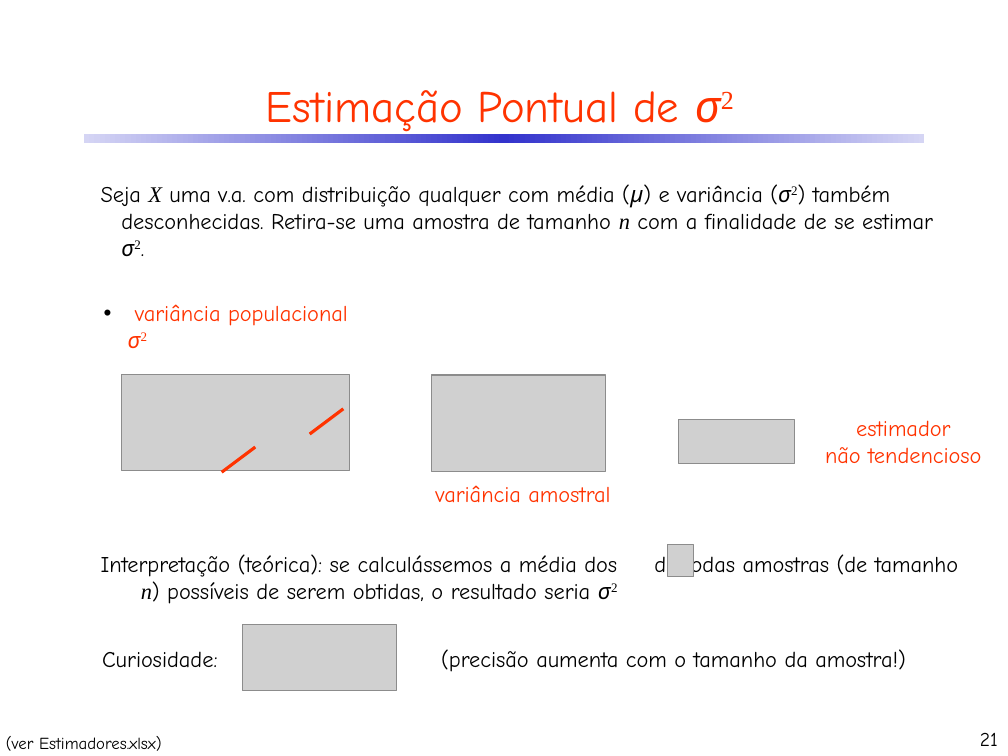
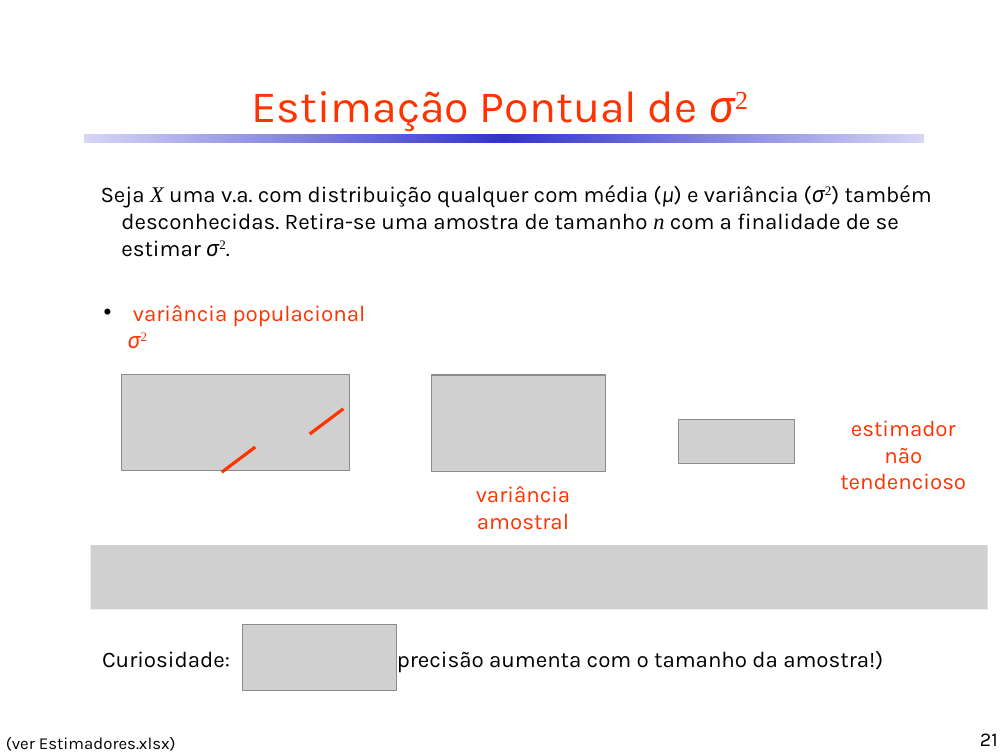
Before and after one commit to CDRenno/Estatistica, a slide deck: slide 21 of ppt/05InfEstat_EstimPontual.pptx. Drawn at 1008x756 pixels with LibreOffice and Linux fonts; fonts in the diff are those of the drawing; grey boxes stand for pictures. Boxes give left, top, right and bottom in pixels: in the first picture for what was removed or moved away, otherwise in the second. Text is boxed around its words. In the diff, an @@ line names an element or a change of style, - is before the commit and + after.

```diff
--- a/ppt/05InfEstat_EstimPontual.pptx
+++ b/ppt/05InfEstat_EstimPontual.pptx
@@ font Comic Neue to Karla in 8 elements at bbox=[252, 91, 698, 132], bbox=[840, 420, 966, 490], bbox=[6, 737, 176, 751], bbox=[980, 733, 998, 746], bbox=[102, 646, 883, 673], bbox=[101, 185, 932, 257], bbox=[133, 305, 366, 327], bbox=[476, 486, 570, 530] @@
@@ picture added at bbox=[91, 545, 988, 610] @@
@@ text removed at bbox=[101, 554, 617, 604] @@
-Interpretação (teórica): se calculássemos a média dos de todas amostras (de tamanho n) possíveis de serem obtidas, o resultado seria σ2
@@ picture removed at bbox=[668, 544, 695, 577] @@
```
Also in this commit, not shown: 51 other slides changed, 5 other files.
